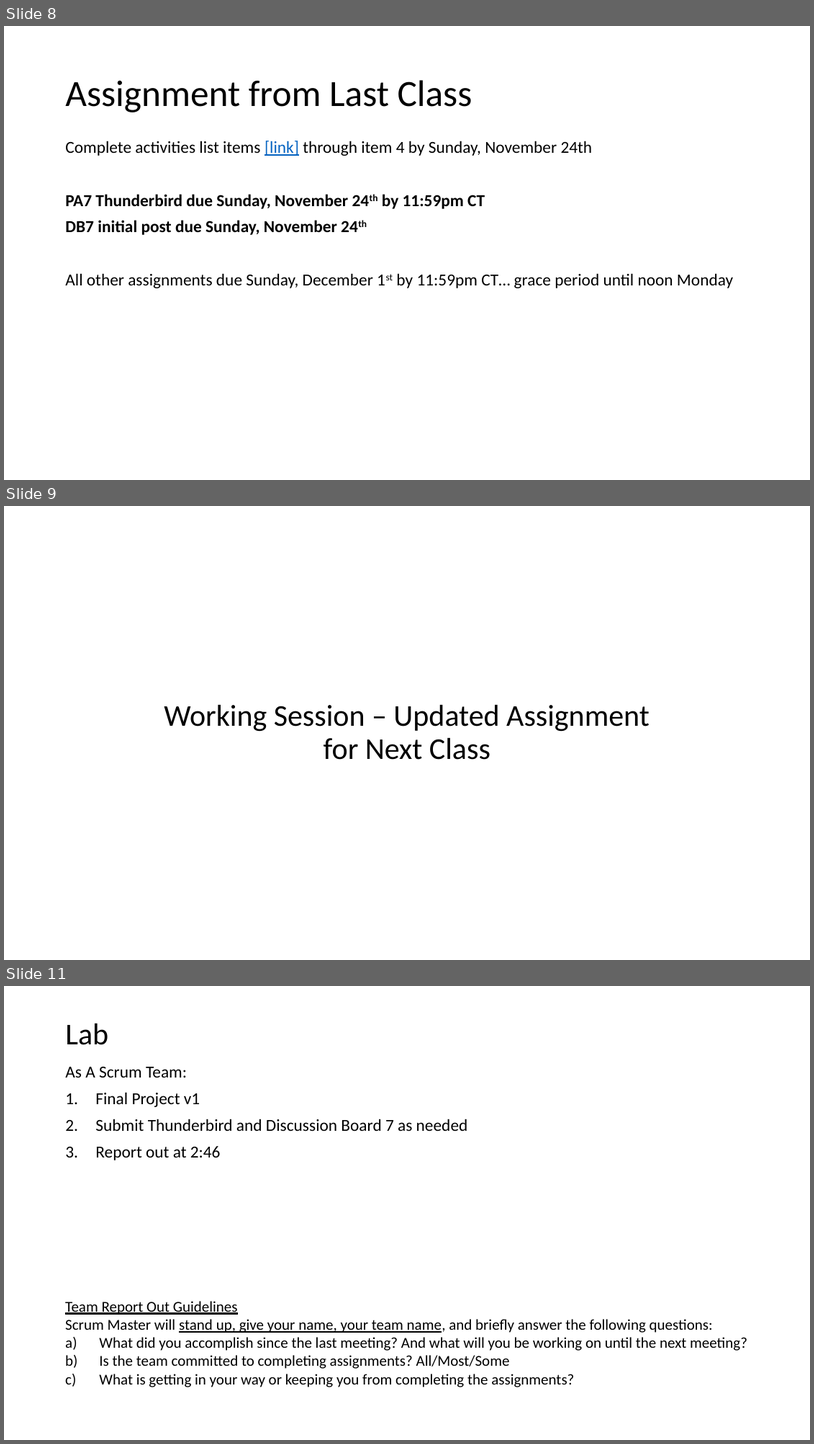
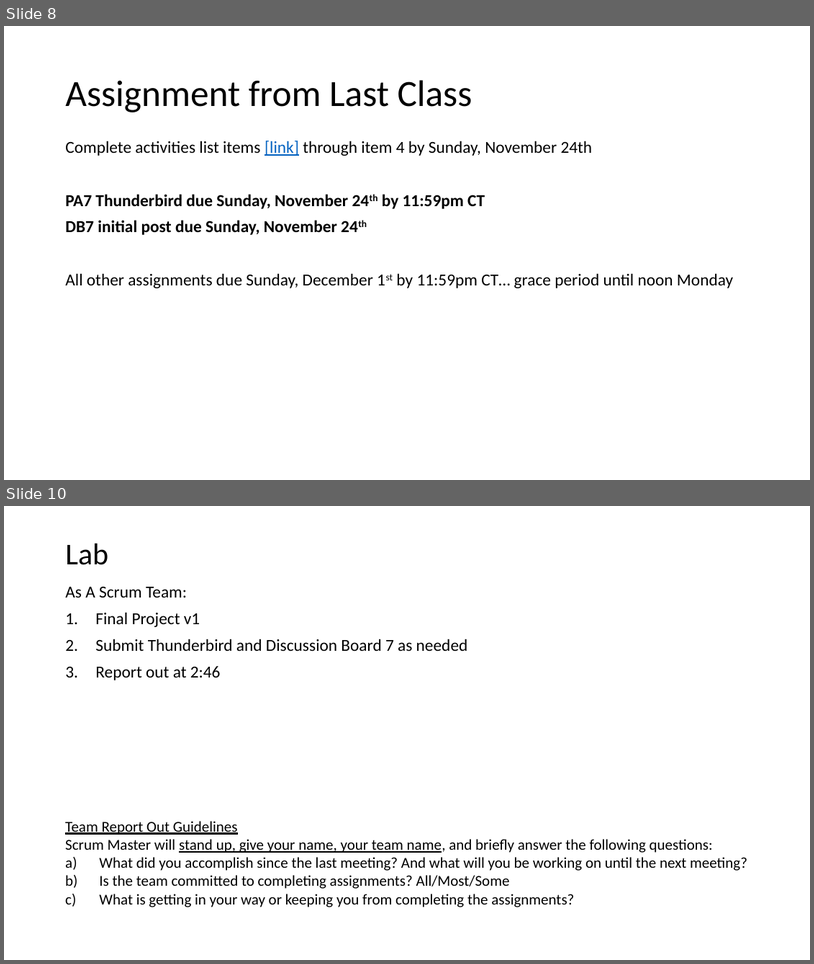
Before and after one commit to EricJPogue/CPSC-24500, a slide deck: lecture-slides/2019-11-25-oop.pptx. Shown one above the other, each under a label of ours: slides 8, 9 and 11 before the commit, slides 8 and 10 after it; the slides between them are not shown. The pictures are 814x1444 and 814x964 pixels, drawn with LibreOffice and Linux fonts; fonts in the diff are those of the drawing. Boxes give left, top, right and bottom in pixels: in the first picture for what was removed or moved away, otherwise in the second. Text is boxed around its words. In the diff, an @@ line names an element or a change of style, - is before the commit and + after.

```diff
--- a/lecture-slides/2019-11-25-oop.pptx
+++ b/lecture-slides/2019-11-25-oop.pptx
@@ slide 9 removed at (4,506,810,960), background #FFFFFF @@
@@ title removed at (164,705,650,759) @@
-Working Session – Updated Assignment
-for Next Class
@@ what was slide 11 is now slide 10 @@
```
Also in this commit, not shown: 2 slides changed, 2 other files.
